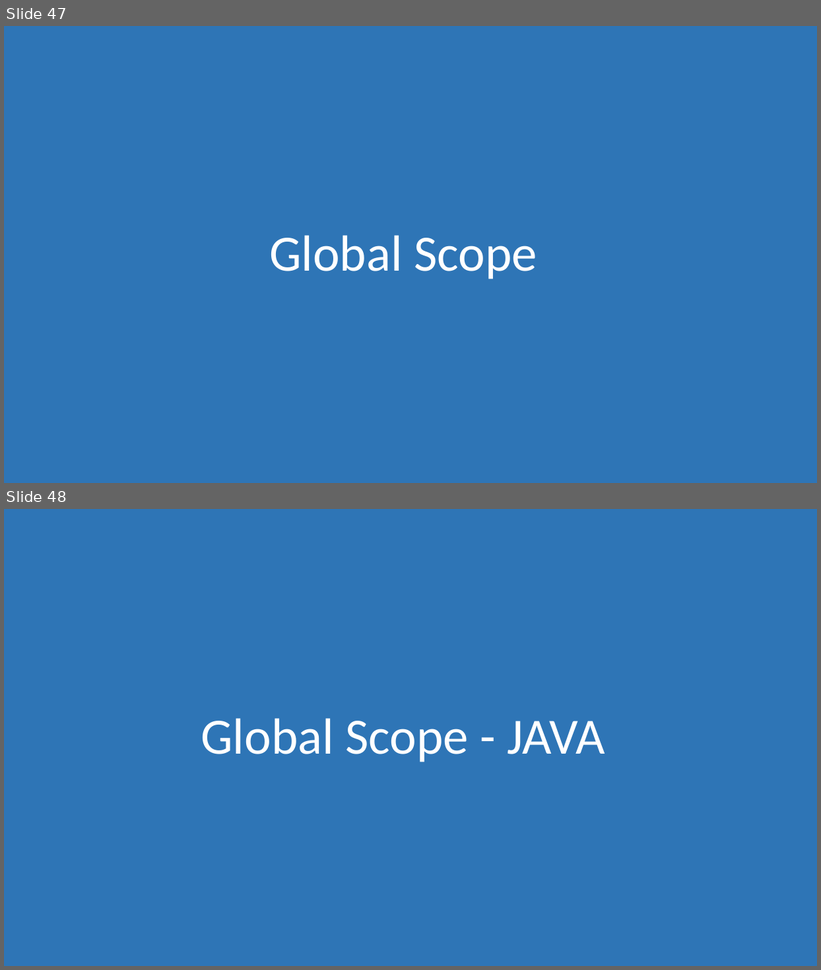
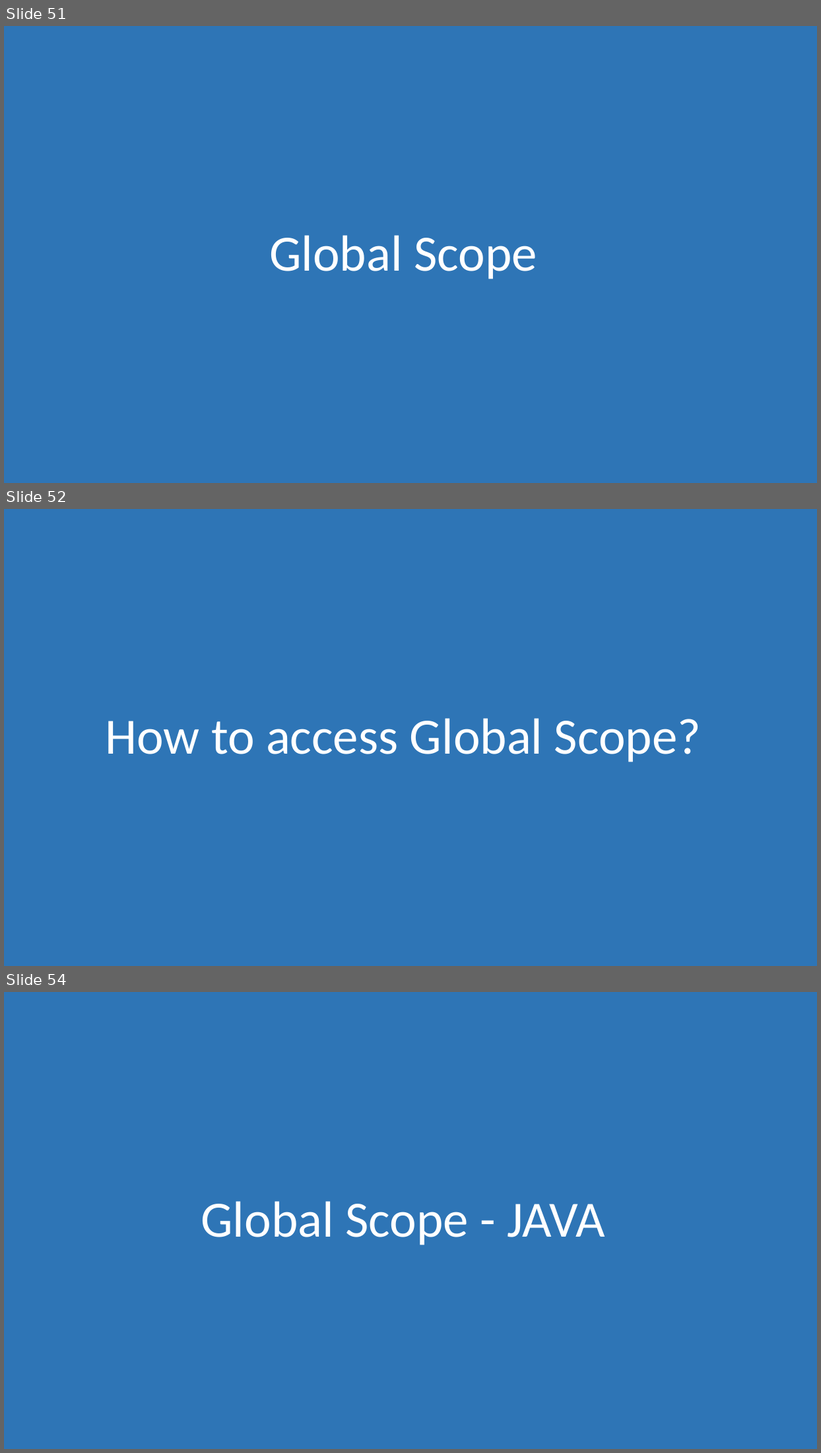
Before and after one commit to morkkis/PWD, a slide deck: presentations/Practical Web Dev.pptx. Shown one above the other, each under a label of ours: slides 47 and 48 before the commit, slides 51, 52 and 54 after it; the slides between them are not shown. The pictures are 821x970 and 821x1453 pixels, drawn with LibreOffice and Linux fonts; fonts in the diff are those of the drawing. Boxes give left, top, right and bottom in pixels: in the first picture for what was removed or moved away, otherwise in the second. Text is boxed around its words. In the diff, an @@ line names an element or a change of style, - is before the commit and + after.

```diff
--- a/presentations/Practical Web Dev.pptx
+++ b/presentations/Practical Web Dev.pptx
@@ slide 52 added at box(4, 509, 817, 966), background #FFFFFF @@
@@ rectangle added at box(4, 509, 817, 966), fill #2E75B6 @@
@@ title added at box(105, 718, 701, 762), 60 pt, text #FFFFFF @@
+How to access Global Scope?
@@ what was slide 47 is now slide 51 @@
@@ what was slide 48 is now slide 54 @@
```
Also in this commit, not shown: 5 other slides added, 3 other files.
